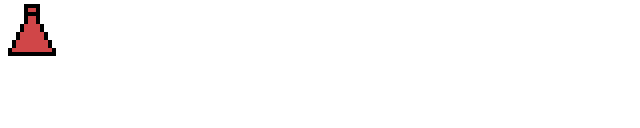
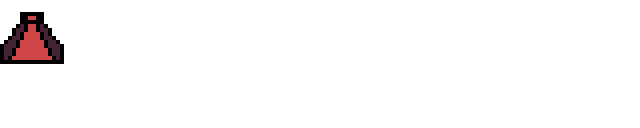
Comparing the layer stacks of the two 640 x 128 images. Changes:
painted on "Layer" over [0, 4, 64, 64]
